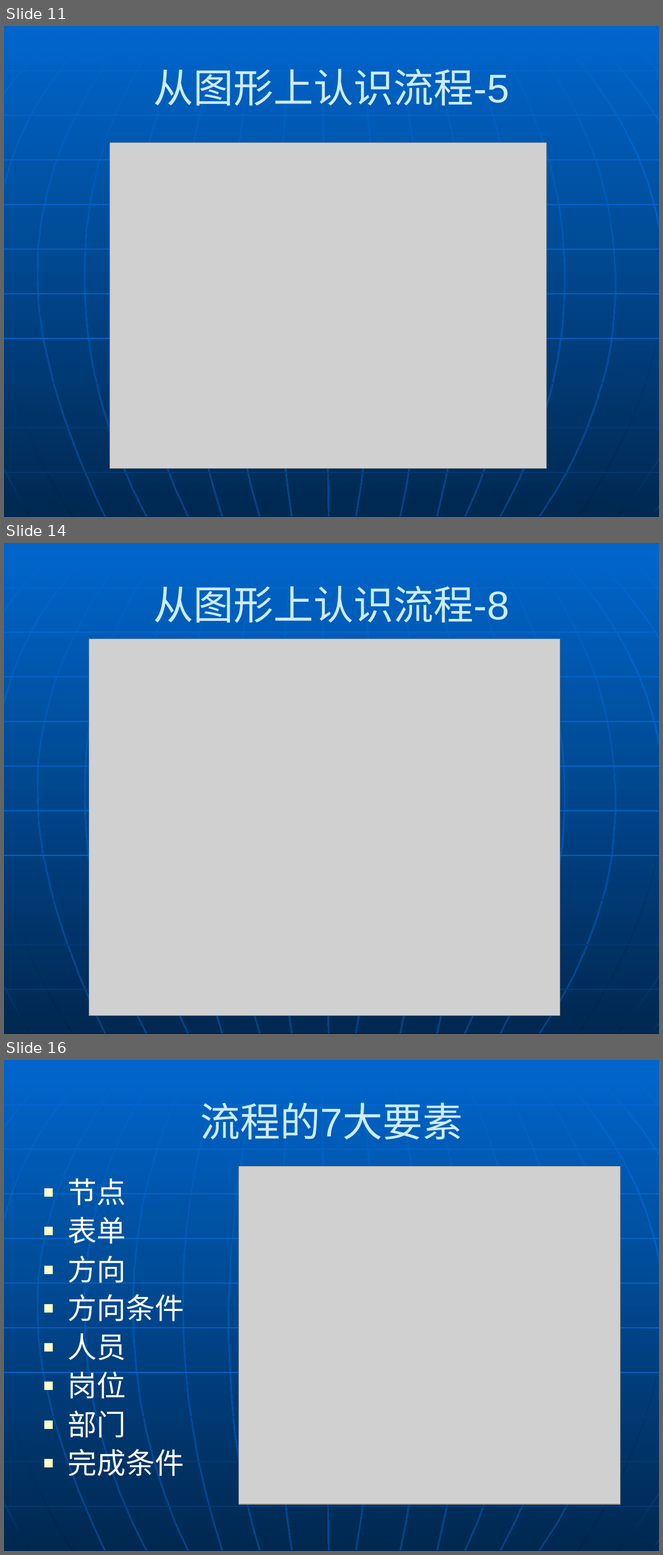
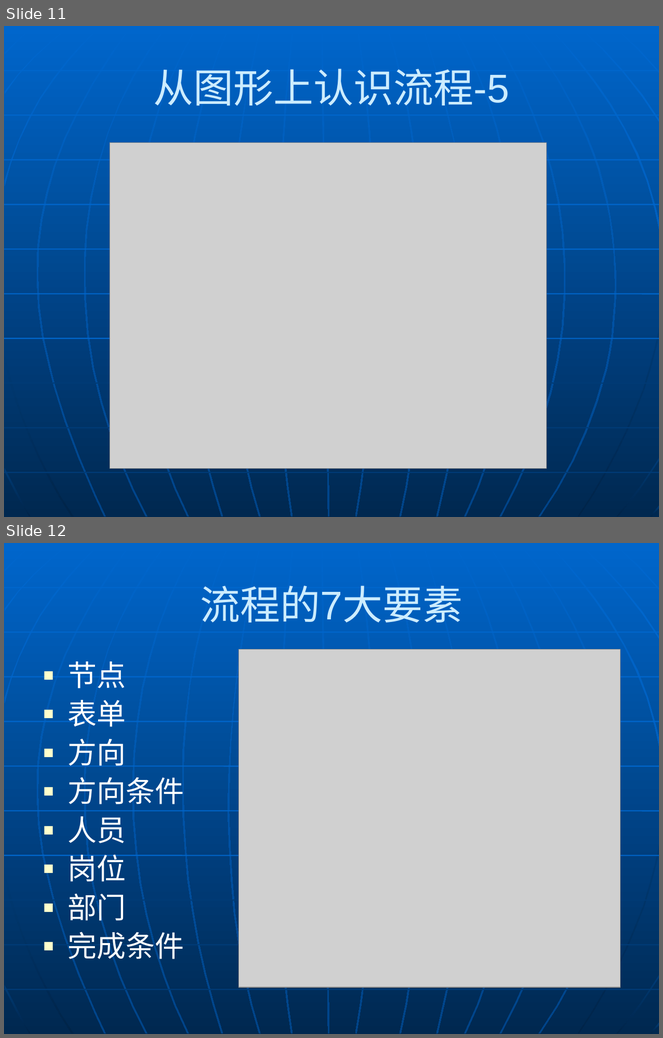
Before and after one commit to send2vinnie/ccflow, a slide deck: ccflow/Documents/视频讲义/驰骋工作流程引擎讲义-流程入门.ppt. Shown one above the other, each under a label of ours: slides 11, 14 and 16 before the commit, slides 11 and 12 after it; the slides between them are not shown. The pictures are 663x1555 and 663x1038 pixels, drawn with LibreOffice and Linux fonts; fonts in the diff are those of the drawing; grey boxes stand for pictures. Boxes give left, top, right and bottom in pixels: in the first picture for what was removed or moved away, otherwise in the second. Text is boxed around its words. In the diff, an @@ line names an element or a change of style, - is before the commit and + after.

```diff
--- a/ccflow/Documents/视频讲义/驰骋工作流程引擎讲义-流程入门.ppt
+++ b/ccflow/Documents/视频讲义/驰骋工作流程引擎讲义-流程入门.ppt
@@ slide 14 removed at [4, 543, 659, 1034], background gradient #0066CC to #002850; not listed: 34 template elements that a slide beside it also shows @@
@@ title removed at [153, 586, 509, 623] @@
-从图形上认识流程-8
@@ picture removed at [89, 639, 560, 1016] @@
@@ what was slide 16 is now slide 12 @@
```
Also in this commit, not shown: 1 slide changed, 10 other slides removed, 51 other files.
